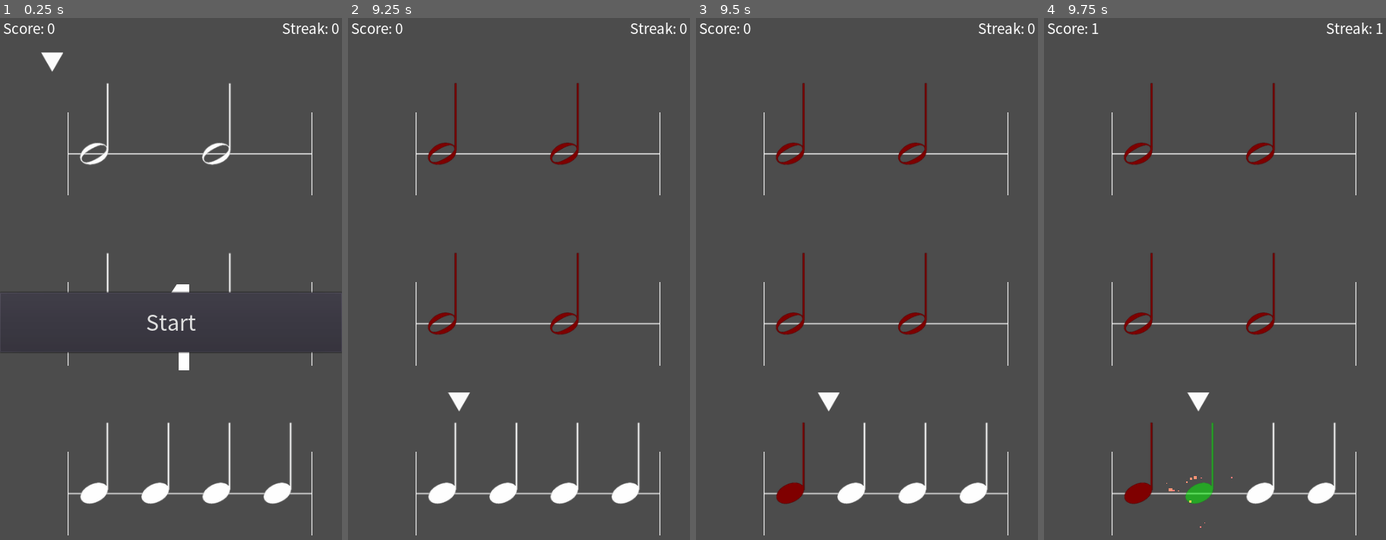
Above: before the commit, frames 1-4 (left to right).
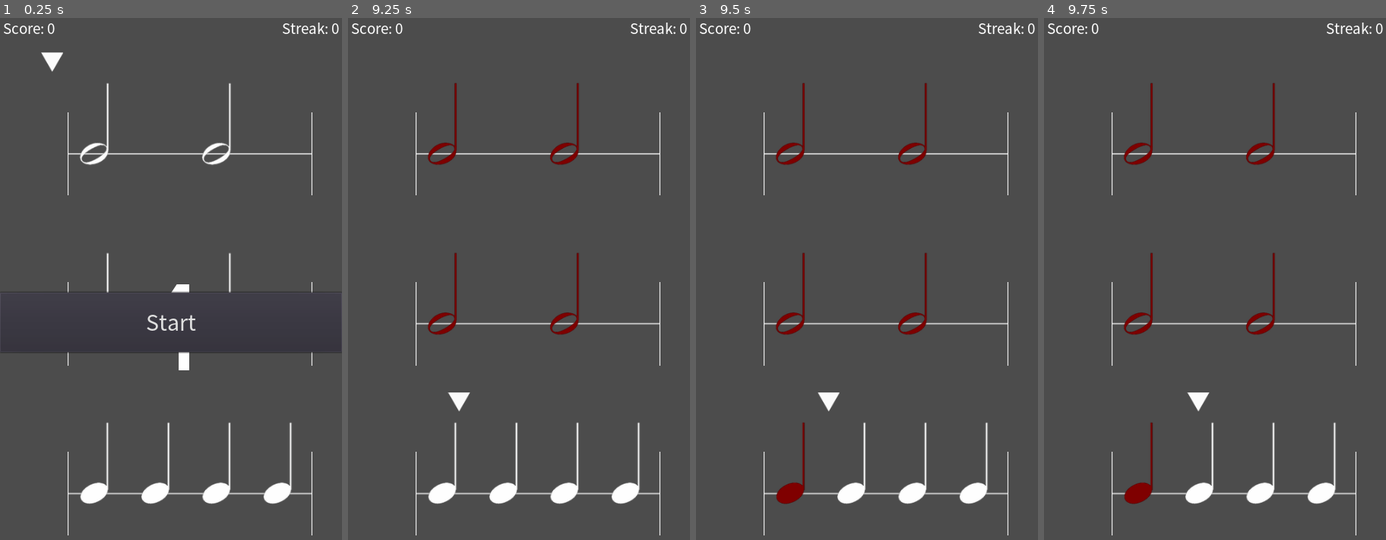
Above: after the commit, the same moments.

Repository: HaMM4R/RhythmTrainGodot
Game: Godot game, scene res://scenes/PlayScene/PlayScene.tscn
Two runs of this game, one before a commit and one after it. Both use one fixed random seed, a clock stepped at 60 frames per second and the inputs below.
Inputs (mouse positions are in pixels of both pictures, inside the frame that each line leads up to):
- Up to frame 1 (0.25 s): no input
- Up to frame 2 (9.25 s): click "Start" at 0.5 s; tap Enter at 1.25, 5 s; move the mouse to (501, 446) at 1.27 s; press the mouse at (501, 446) at 1.28 s; move the mouse to (621, 414) at 2.02 s; release the mouse at (621, 414) at 2.03 s; click (621, 414) at 2.1 s; move the mouse to (416, 232) at 2.77 s; press the mouse at (416, 232) at 2.78 s; move the mouse to (536, 320) at 3.52 s; release the mouse at (536, 320) at 3.53 s; click (536, 320) at 3.6 s; tap Space at 4.25, 5.75 s; move the mouse to (467, 169) at 4.27 s; press the mouse at (467, 169) at 4.28 s; move the mouse to (594, 289) at 5.02 s; release the mouse at (594, 289) at 5.03 s; click (594, 289) at 5.1 s; move the mouse to (450, 352) at 5.77 s; press the mouse at (450, 352) at 5.78 s; move the mouse to (553, 190) at 6.52 s; release the mouse at (553, 190) at 6.53 s; click (553, 190) at 6.6 s; move the mouse to (501, 446) at 7.27 s; press the mouse at (501, 446) at 7.28 s; move the mouse to (621, 414) at 8.02 s; release the mouse at (621, 414) at 8.03 s; click (621, 414) at 8.1 s; move the mouse to (416, 232) at 8.77 s; press the mouse at (416, 232) at 8.78 s
- Up to frame 3 (9.5 s): no input
- Up to frame 4 (9.75 s): move the mouse to (1232, 320) at 9.52 s; release the mouse at (1232, 320) at 9.53 s; click (1232, 320) at 9.6 s

Frames 1-3 are identical in both runs. In frame 4, 0.5% of the frame differs, in the area x 14-100%, y 1-98%.

Commit message:
Clicking note heads

Diff:
--- a/scenes/PlayScene/Note.gd
+++ b/scenes/PlayScene/Note.gd
@@ -1,20 +1,21 @@
 extends Node2D
 
-
+signal clicked_note
 # Declare member variables here. Examples:
 # var a = 2
 # var b = "text"
 
+var noteID = 0
 
 # Called when the node enters the scene tree for the first time.
 func _ready():
 	pass # Replace with function body.
 
-func init(var note_type):
-	print("Init note: ", note_type)
+func init(var note_type, id):
+	#print("Init note: ", note_type)
 
 	$AnimatedSprite.animation = note_type
-
+	noteID = id
 	#var collisionShape = RectangleShape2D.new()
 	#collisionShape.extents = Vector2(10,10)
 	#$CollisionArea/CollisionShape.shape = collisionShape
@@ -27,8 +28,14 @@
 		"eighth":
 			$AnimatedSprite.offset = (Vector2(0,-45))
 
-	print("Final note: ",$AnimatedSprite.animation)
+	#print("Final note: ",$AnimatedSprite.animation)
+
 
 # Called every frame. 'delta' is the elapsed time since the previous frame.
 #func _process(delta):
 #	pass
+
+#Checks to see if the mouse is in the collison object when clicked
+func _on_CollisionArea_input_event(viewport, event, shape_idx):
+	if event.is_action_pressed("click"):
+		emit_signal("clicked_note")
--- a/scenes/PlayScene/Note.tscn
+++ b/scenes/PlayScene/Note.tscn
@@ -41,9 +41,11 @@
 animation = "quarter"
 
 [node name="CollisionArea" type="Area2D" parent="."]
+scale = Vector2( 1, 5.96 )
 
 [node name="CollisionShape" type="CollisionShape2D" parent="CollisionArea"]
 shape = SubResource( 2 )
 
 [node name="Particles2D" parent="." instance=ExtResource( 6 )]
 position = Vector2( -2, 0 )
+[connection signal="input_event" from="CollisionArea" to="." method="_on_CollisionArea_input_event"]
--- a/scenes/PlayScene/PlayScene.gd
+++ b/scenes/PlayScene/PlayScene.gd
@@ -22,6 +22,10 @@
 # stores score/streak
 var score = 0
 var streak = 0
+
+# getting the current note
+var curNote = 0
+var noteClicked
 
 # stores the data loaded from the json file
 var music_json
@@ -78,10 +82,13 @@
 	# Initial positions for bars/notes
 	var posx = 100
 	var posy = 200
+	var index = 0
 
 	# Counter for counting the current notes
 	var totalTime = 0
 
+	#Reset the current note ready for new bar set
+	curNote = 0
 
 	# - Bar selection -
 
@@ -103,7 +110,6 @@
 	# For each note in each Random Bar
 	for bar in selectedBars:
 		for note in bar["notes"]:
-
 			# stores the time value of the note
 			var time = note["time"]
 
@@ -122,13 +128,16 @@
 					note_type = "whole"
 
 			# Create note instance
+			index += 1
 			var note_node = Note.instance()
+			note_node.init(note_type, index)
 			note_nodes.append(note_node)
 			add_child(note_node)
-			note_node.init(note_type)
+
+
 
 			# TODO MAYBE PUT THIS IN A FUNCTION?
-			print("Time: ", totalTime)
+
 
 			# If the total duration of the notes in the bar more than one
 			if totalTime >= 1:
@@ -148,19 +157,18 @@
 
 			# Set placement of note
 			var placementX = posx + 40
-			print((360*time)/2)
-			print(placementX)
 			note_node.position = Vector2(placementX,posy)
 			posx+=360*time
+		index = 0
 
 # Play the notes
 func play_notes():
 
-	print("Beats per minute:",bpm)
+	#print("Beats per minute:",bpm)
 	var beatsPerSecond = (bpm/60.0)
-	print("Beats per second:",beatsPerSecond)
+	#print("Beats per second:",beatsPerSecond)
 	var lengthOfBar = (1/beatsPerSecond)*4
-	print(lengthOfBar)
+	#print(lengthOfBar)
 	distToTravel = (360/lengthOfBar)/60
 
 	# Start Pointer
@@ -220,14 +228,13 @@
 
 # Stores where the note is clicked
 var clickedNote = false
-
+var successfulClick = false
 # Input events
 func _input(event):
 	# On Click
 	if event.is_action_pressed("click"):
-		if inNote and !clickedNote:
+		if inNote and !clickedNote and successfulClick:
 			clickedNote = true
-			print("Clicked in note")
 			# Increment score
 			score += 1
 			streak += 1
@@ -235,16 +242,22 @@
 			$GUI.update_streak(streak)
 			$Pointer.noteHit()
 		else:
+			#Reset score if clicked at the wrong time
 			streak = 0
+			successfulClick = false
 			$GUI.update_score(score)
 			$GUI.update_streak(streak)
-			print("Clicked out note")
+			#print("Clicked out note")
+		#print (get_viewport().get_mouse_position())
 
 
 # Fucntion for when pointer enters note
 func _on_Pointer_note_entered():
 	# Flagging if inside note
 	inNote = true
+	# Sets the current note in the bar and checks for clicks
+	note_nodes[curNote].connect("clicked_note", self, "note_area_clicked")
+	curNote += 1
 
 
 # Function for when pointer exits note
@@ -255,3 +268,7 @@
 		streak = 0
 		$GUI.update_streak(streak)
 	clickedNote = false
+
+#Checks to see if you have clicked on a note head
+func note_area_clicked():
+	successfulClick = true
--- a/scenes/PlayScene/Pointer.gd
+++ b/scenes/PlayScene/Pointer.gd
@@ -21,13 +21,13 @@
 
 # Triggered when pointer enters another area
 func _on_Area2D_area_entered(area):
-	print("Entered note")
+	#print("Entered note")
 	emit_signal("note_entered")
 	currentNote = area
 
 # Triggered when pointer leaves another area
 func _on_Area2D_area_exited(area):
-	print("Exited note")
+	#print("Exited note")
 	emit_signal("note_exited")
 
 	var noteFound = area.get_parent()
